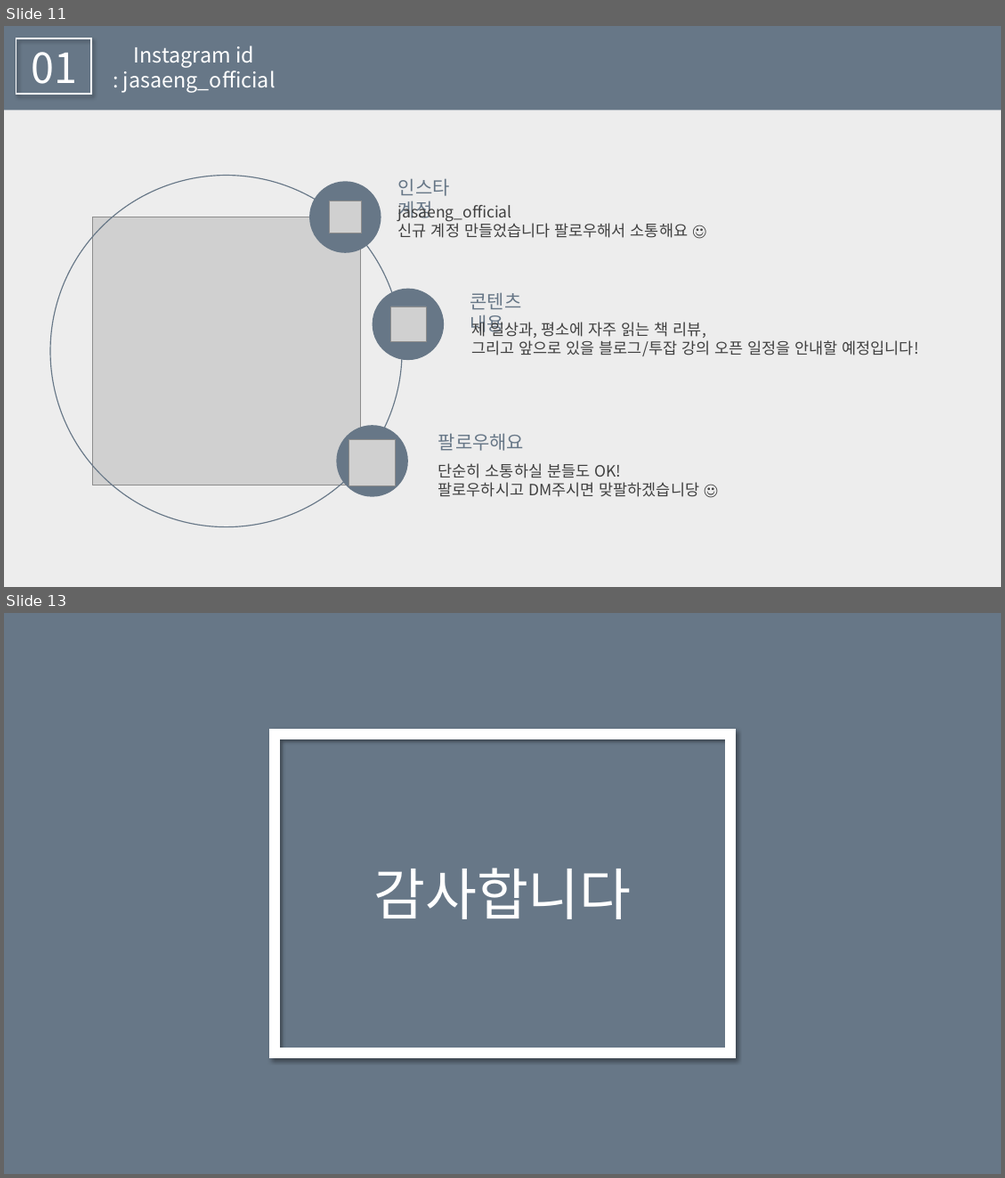
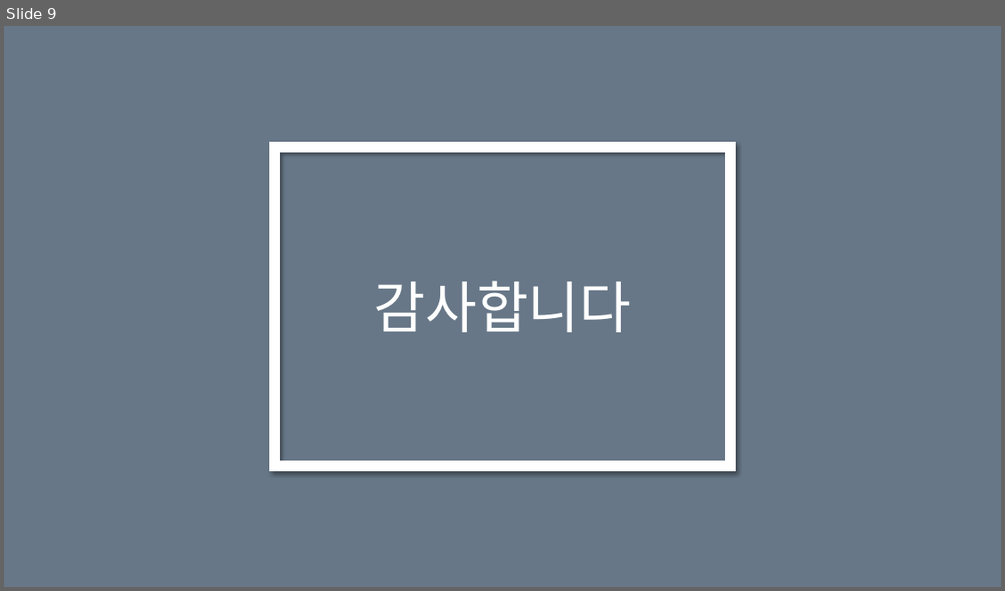
Before and after one commit to Endien96/AA22, a slide deck: AA22_rpt14/PPT/ppt.pptx. Shown one above the other, each under a label of ours: slides 11 and 13 before the commit, slide 9 after it; the slides between them are not shown. The pictures are 1005x1178 and 1005x591 pixels, drawn with LibreOffice and Linux fonts; fonts in the diff are those of the drawing; grey boxes stand for pictures. Boxes give left, top, right and bottom in pixels: in the first picture for what was removed or moved away, otherwise in the second. Text is boxed around its words. In the diff, an @@ line names an element or a change of style, - is before the commit and + after.

```diff
--- a/AA22_rpt14/PPT/ppt.pptx
+++ b/AA22_rpt14/PPT/ppt.pptx
@@ slide 11 removed at (4, 26, 1001, 587), background #D9D9D9 at 46% opacity @@
@@ rectangle removed at (4, 26, 1001, 110) @@
@@ rectangle removed at (16, 38, 91, 94) @@
@@ text removed at (32, 52, 78, 95) @@
-01
@@ text removed at (123, 46, 275, 93) @@
-Instagram id
-: jasaeng_official
@@ ellipse removed at (50, 175, 402, 526) @@
@@ ellipse removed at (309, 182, 380, 253) @@
@@ text removed at (398, 178, 450, 221) @@
-인스타 계정
@@ picture removed at (329, 201, 362, 233) @@
@@ text removed at (398, 201, 688, 238) @@
-jasaeng_official
-신규 계정 만들었습니다 팔로우해서 소통해요 ☺
@@ picture removed at (92, 216, 360, 484) @@
@@ ellipse removed at (372, 289, 444, 361) @@
@@ text removed at (469, 292, 521, 335) @@
-콘텐츠 내용
@@ picture removed at (390, 306, 426, 342) @@
@@ text removed at (471, 319, 919, 356) @@
-제 일상과, 평소에 자주 읽는 책 리뷰,
-그리고 앞으로 있을 블로그/투잡 강의 오픈 일정을 안내할 예정입니다!
@@ ellipse removed at (337, 426, 409, 497) @@
@@ picture removed at (348, 439, 395, 485) @@
@@ text removed at (438, 433, 525, 451) @@
-팔로우해요
@@ text removed at (438, 463, 700, 497) @@
-단순히 소통하실 분들도 OK!
-팔로우하시고 DM주시면 맞팔하겠습니당 ☺
@@ what was slide 13 is now slide 9 @@
```
Also in this commit, not shown: 3 other slides removed, 1 other file.
